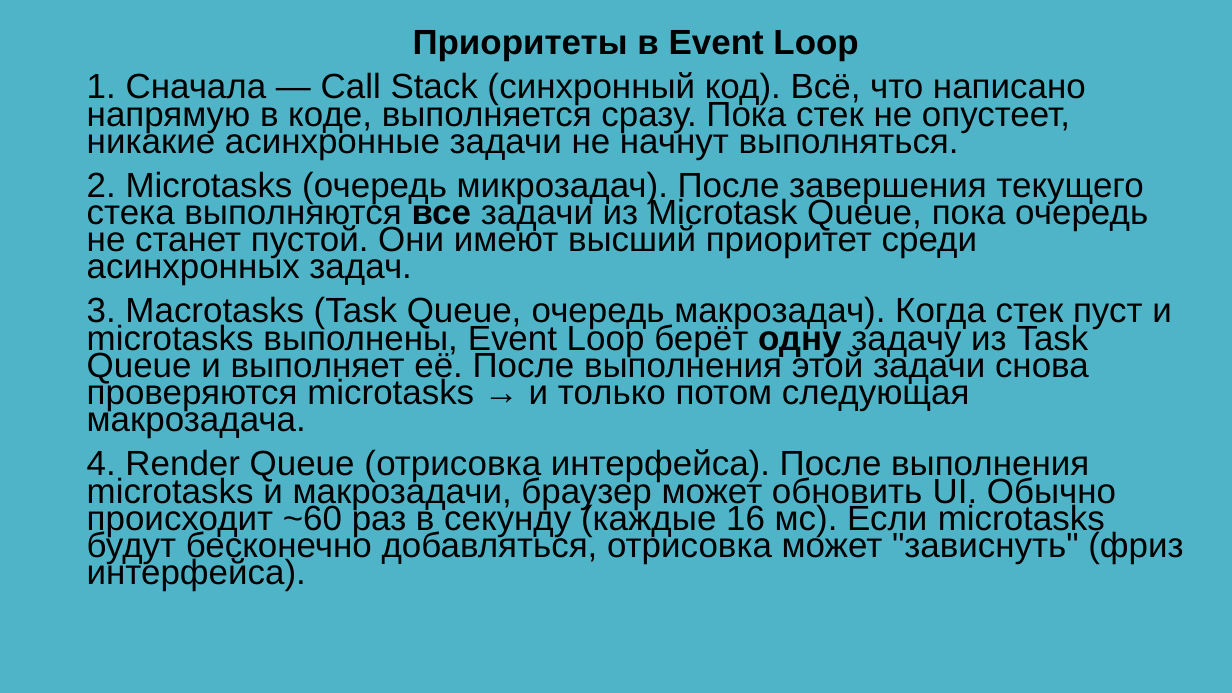
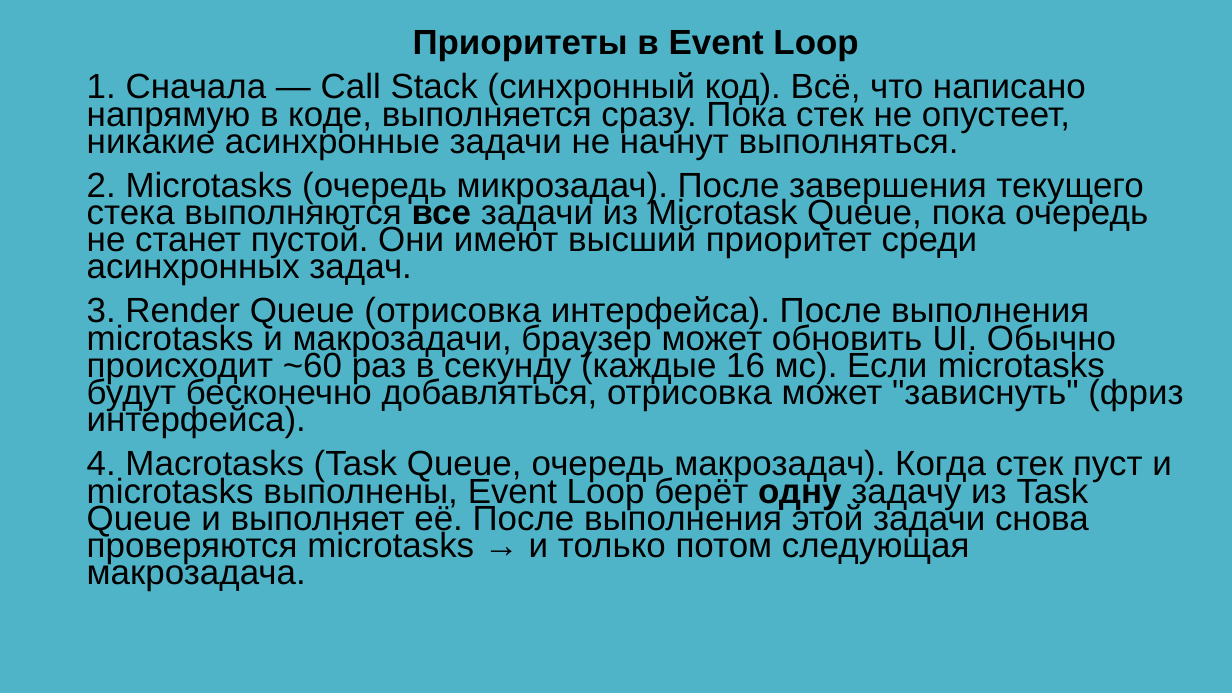
Before and after one commit to ShViktor72/education2025, a slide deck: slide 63 of ПМ3_Разработка модулей_ПО/2 Асинхронное программирование/lectures/PowerPoint/8_Основы асинхронности и стек вызовов.pptx. Drawn at 1232x693 pixels with LibreOffice and Linux fonts; fonts in the diff are those of the drawing. Boxes give left, top, right and bottom in pixels: in the first picture for what was removed or moved away, otherwise in the second. Text is boxed around its words. In the diff, an @@ line names an element or a change of style, - is before the commit and + after.

```diff
--- a/ПМ3_Разработка модулей_ПО/2 Асинхронное программирование/lectures/PowerPoint/8_Основы асинхронности и стек вызовов.pptx
+++ b/ПМ3_Разработка модулей_ПО/2 Асинхронное программирование/lectures/PowerPoint/8_Основы асинхронности и стек вызовов.pptx
@@ subtitle at [87, 296, 1183, 591]: text changed @@
-3. Macrotasks (Task Queue, очередь макрозадач). Когда стек пуст и microtasks выполнены, Event Loop берёт одну задачу из Task Queue и выполняет её. После выполнения этой задачи снова проверяются microtasks → и только потом следующая макрозадача.
-4. Render Queue (отрисовка интерфейса). После выполнения microtasks и макрозадачи, браузер может обновить UI. Обычно происходит ~60 раз в секунду (каждые 16 мс). Если microtasks будут бесконечно добавляться, отрисовка может "зависнуть" (фриз интерфейса).
+3. Render Queue (отрисовка интерфейса). После выполнения microtasks и макрозадачи, браузер может обновить UI. Обычно происходит ~60 раз в секунду (каждые 16 мс). Если microtasks будут бесконечно добавляться, отрисовка может "зависнуть" (фриз интерфейса).
+4. Macrotasks (Task Queue, очередь макрозадач). Когда стек пуст и microtasks выполнены, Event Loop берёт одну задачу из Task Queue и выполняет её. После выполнения этой задачи снова проверяются microtasks → и только потом следующая макрозадача.
```
Also in this commit, not shown: 1 other slide changed, 1 other file.
